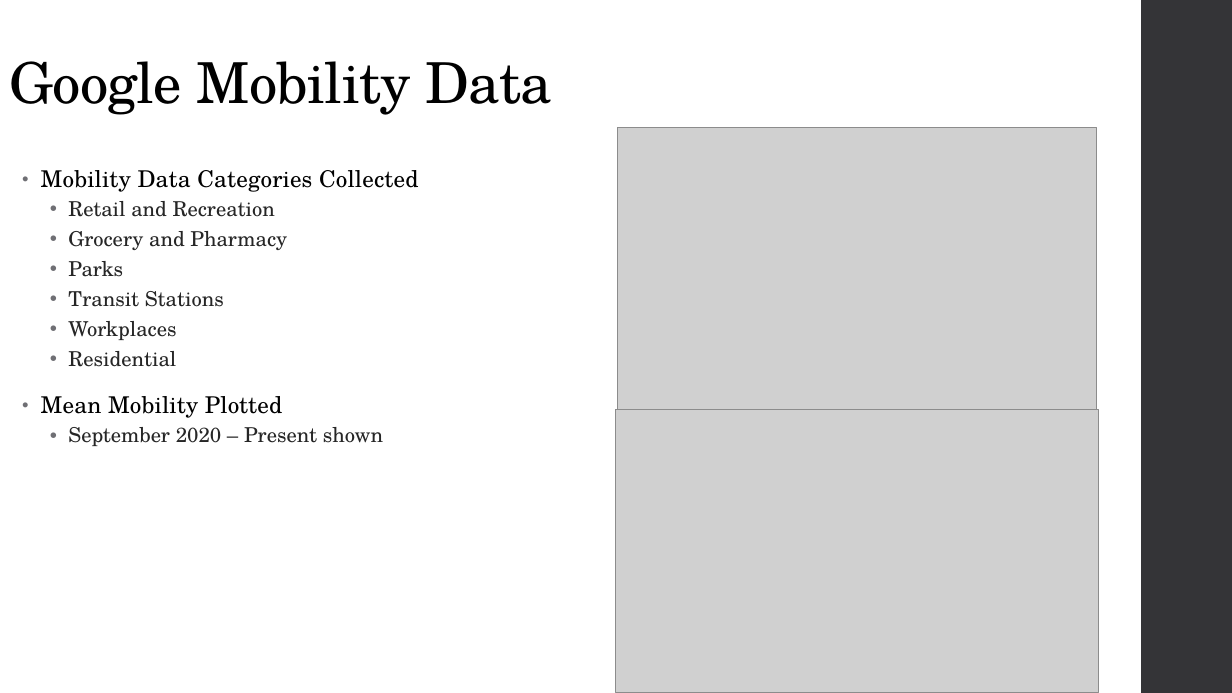
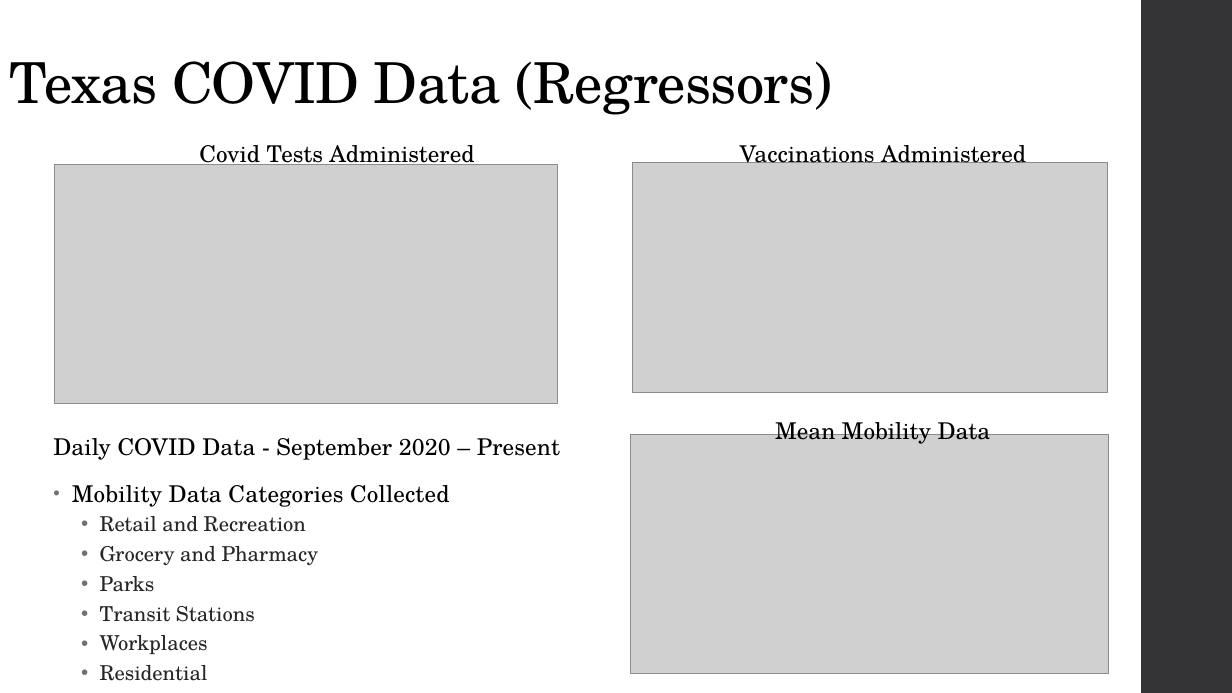
Before and after one commit to C-Stewart-GH/Forecasting_Texas_Covid_Case_Count, a slide deck: slide 7 of PPT_Files/Cameron_PartB_Slides.pptx (slide 9 before the commit). Drawn at 1232x693 pixels with LibreOffice and Linux fonts; fonts in the diff are those of the drawing; grey boxes stand for pictures. Boxes give left, top, right and bottom in pixels: in the first picture for what was removed or moved away, otherwise in the second. Text is boxed around its words. In the diff, an @@ line names an element or a change of style, - is before the commit and + after.

```diff
--- a/PPT_Files/Cameron_PartB_Slides.pptx
+++ b/PPT_Files/Cameron_PartB_Slides.pptx
@@ title at box(9, 61, 832, 115): text changed @@
-Google Mobility Data
+Texas COVID Data (Regressors)
@@ text added at box(199, 145, 474, 169), 18 pt, text #000000 @@
+Covid Tests Administered
@@ text added at box(740, 145, 1026, 169), 18 pt, text #000000 @@
+Vaccinations Administered
@@ text removed at box(41, 170, 418, 446) @@
-• Mobility Data Categories Collected
-  • Retail and Recreation
-  • Grocery and Pharmacy
-  • Parks
-  • Transit Stations
-  • Workplaces
-  • Residential
-• Mean Mobility Plotted
-  • September 2020 – Present shown
@@ picture added at box(55, 165, 557, 403) @@
@@ picture: place and size @@
-picture at box(618, 128, 1097, 410)
+picture at box(632, 163, 1108, 393)
@@ text added at box(775, 416, 991, 444), 18 pt, text #000000 @@
+Mean Mobility Data
@@ text added at box(53, 438, 560, 681), 16 pt, text #262626 @@
+Daily COVID Data - September 2020 – Present
+• Mobility Data Categories Collected
+  • Retail and Recreation
+  • Grocery and Pharmacy
+  • Parks
+  • Transit Stations
+  • Workplaces
+  • Residential
@@ picture: place and size @@
-picture at box(616, 409, 1099, 693)
+picture at box(630, 435, 1109, 674)
```
Also in this commit, not shown: 4 other slides changed, 7 slides added, 4 slides removed, 5 other files.
